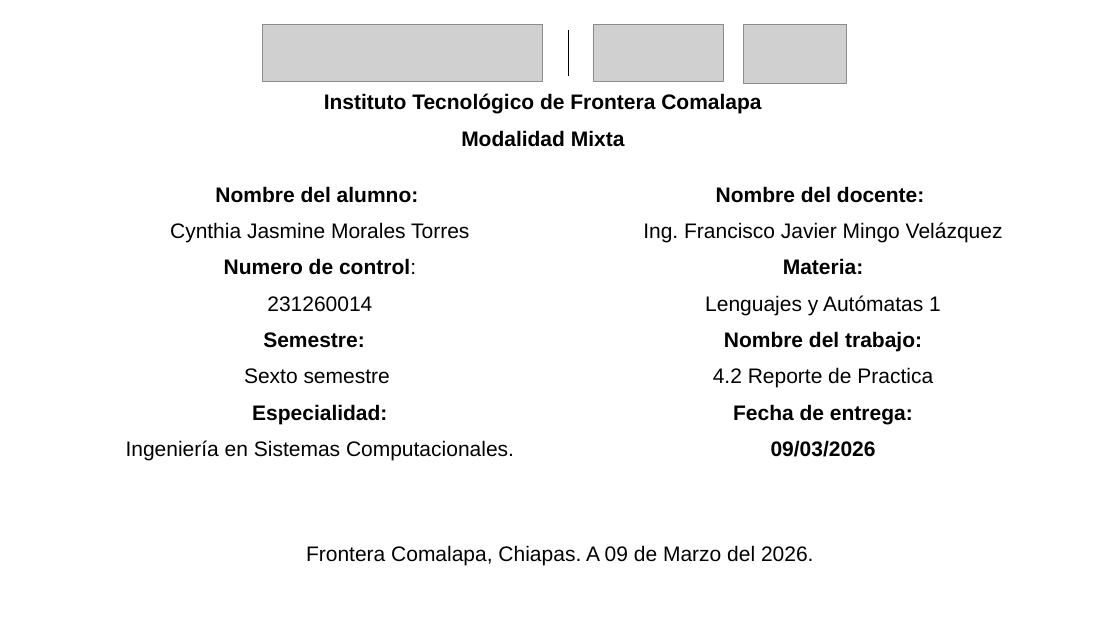
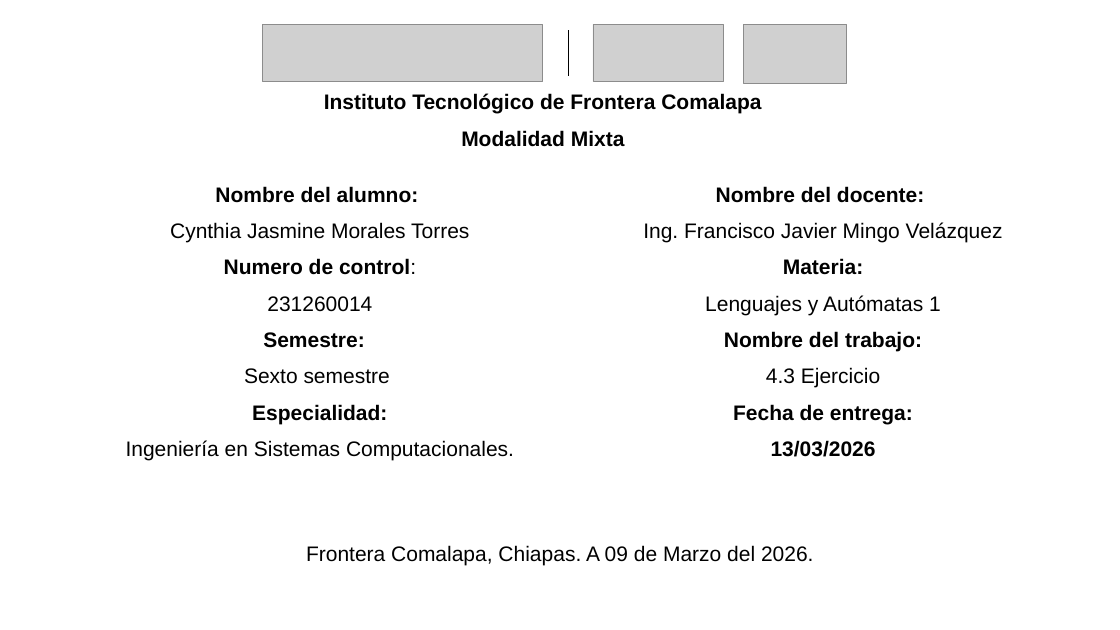
Before and after one commit to Cynthia21Morales/Lenguajes_Y_Autonomas1_CynthiaJasmineMT, a slide deck: slide 1 of Unidad 4/4.3 Ejercicios_Cynthia Jasmine Morales Torres.pptx. Drawn at 1120x630 pixels with LibreOffice and Linux fonts; fonts in the diff are those of the drawing; grey boxes stand for pictures. Boxes give left, top, right and bottom in pixels: in the first picture for what was removed or moved away, otherwise in the second. Text is boxed around its words. In the diff, an @@ line names an element or a change of style, - is before the commit and + after.

```diff
--- a/Unidad 4/4.3 Ejercicios_Cynthia Jasmine Morales Torres.pptx
+++ b/Unidad 4/4.3 Ejercicios_Cynthia Jasmine Morales Torres.pptx
@@ text at (766,367,880,388): text changed @@
-4.2 Reporte de Practica
+4.3 Ejercicio
@@ text at (771,440,876,457): text changed @@
-09/03/2026
+13/03/2026
```
Also in this commit, not shown: 1 slide added, 1 other file.
